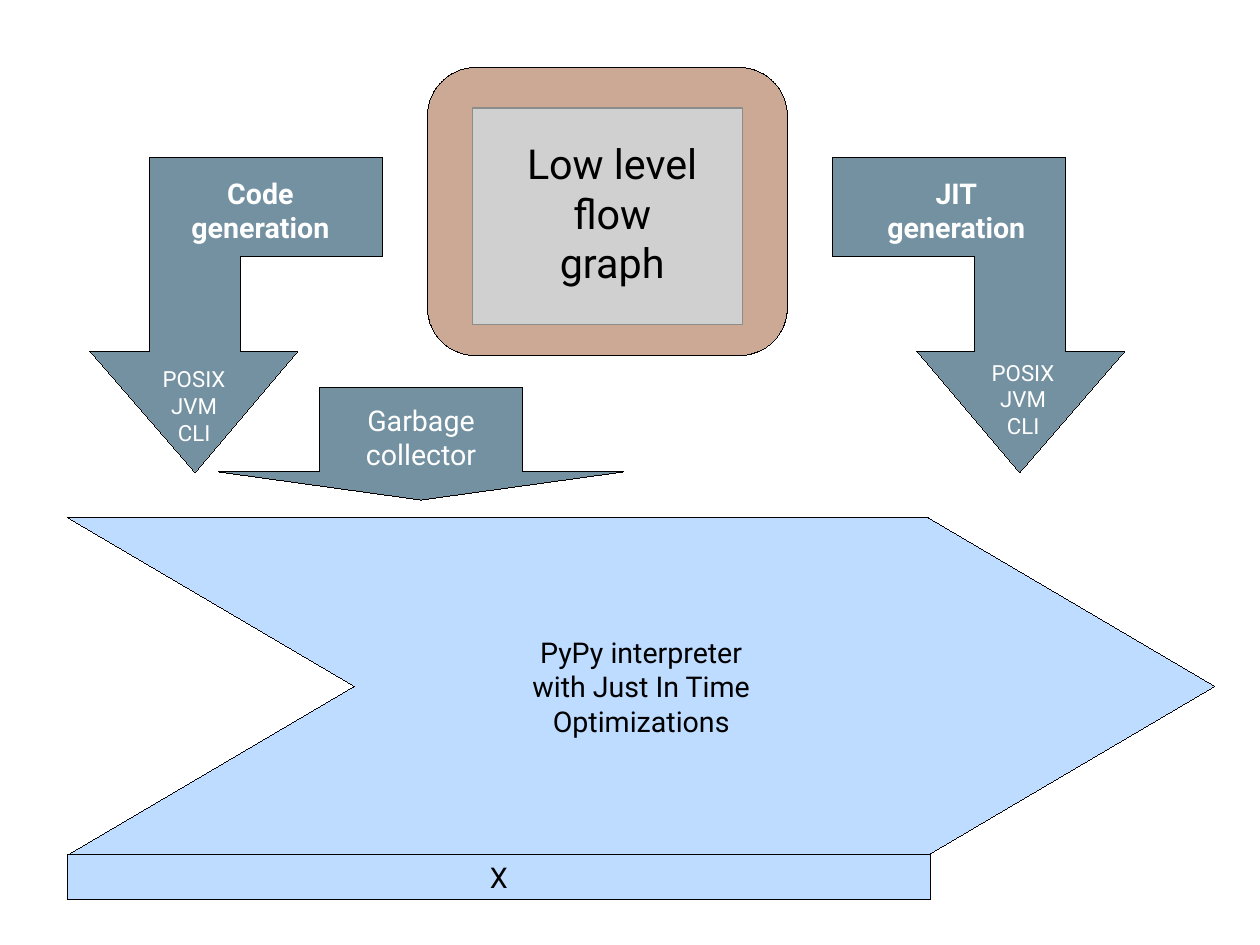
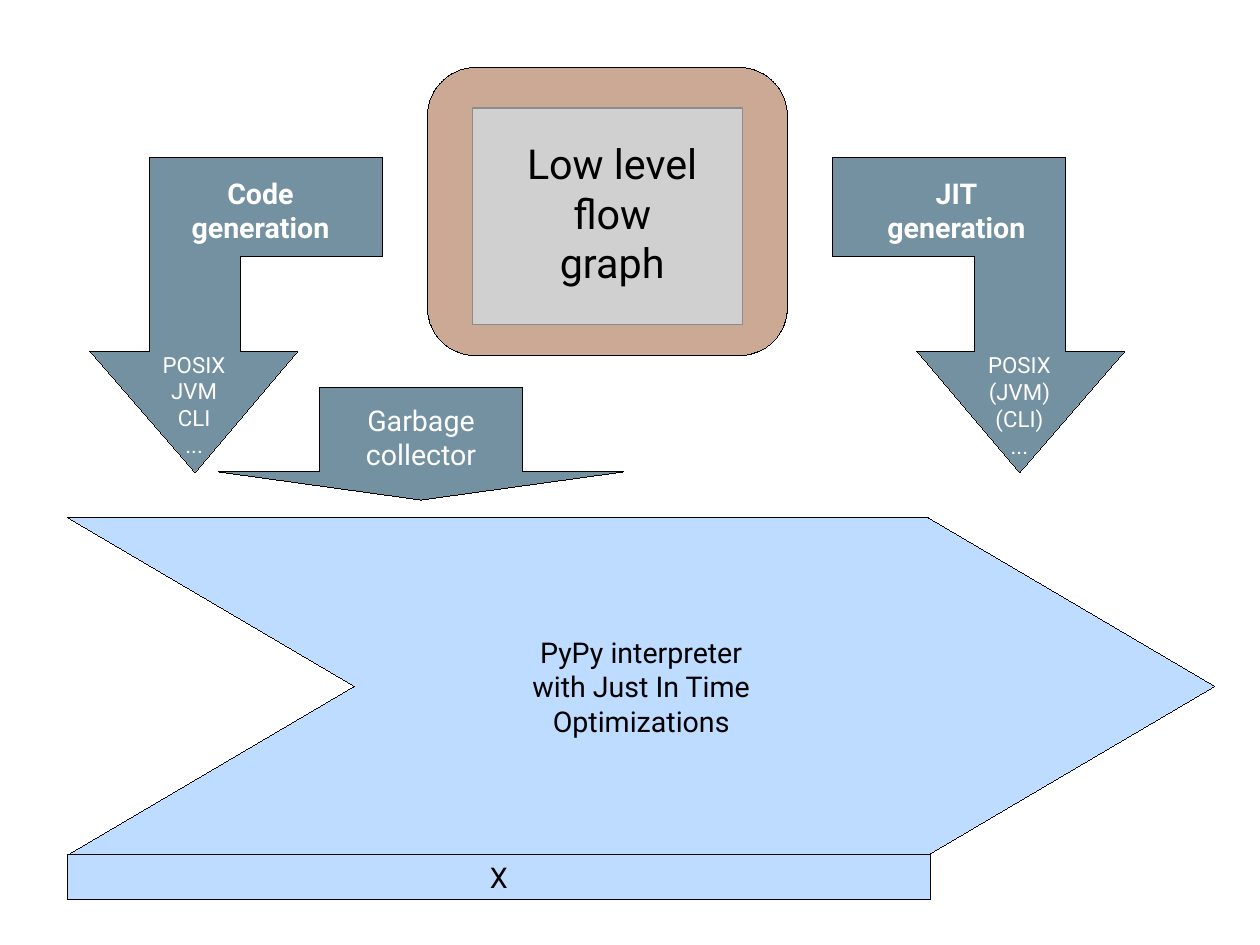
Before and after one commit to wdv4758h/pypy-extradoc, a slide deck: slide 18 of talk/roadshow-google/Pypy architecture.odp. Drawn at 1260x945 pixels with LibreOffice and Linux fonts; fonts in the diff are those of the drawing; grey boxes stand for pictures. Boxes give left, top, right and bottom in pixels: in the first picture for what was removed or moved away, otherwise in the second. Text is boxed around its words. In the diff, an @@ line names an element or a change of style, - is before the commit and + after.

```diff
--- a/talk/roadshow-google/Pypy architecture.odp
+++ b/talk/roadshow-google/Pypy architecture.odp
@@ text at <box>163,357,226,426</box>: paragraph added @@
+...
@@ text "POSIX": place and size @@
-text "POSIX" at <box>163,371,226,441</box>
+text "POSIX" at <box>163,357,226,426</box>
@@ text "POSIX": place and size @@
-text "POSIX" at <box>992,365,1055,434</box>
+text "POSIX" at <box>988,357,1051,432</box>
@@ text at <box>989,382,1050,432</box>: text changed @@
-JVM
-CLI
+(JVM)
+(CLI)
+...
```
Also in this commit, not shown: 1 other slide changed.
